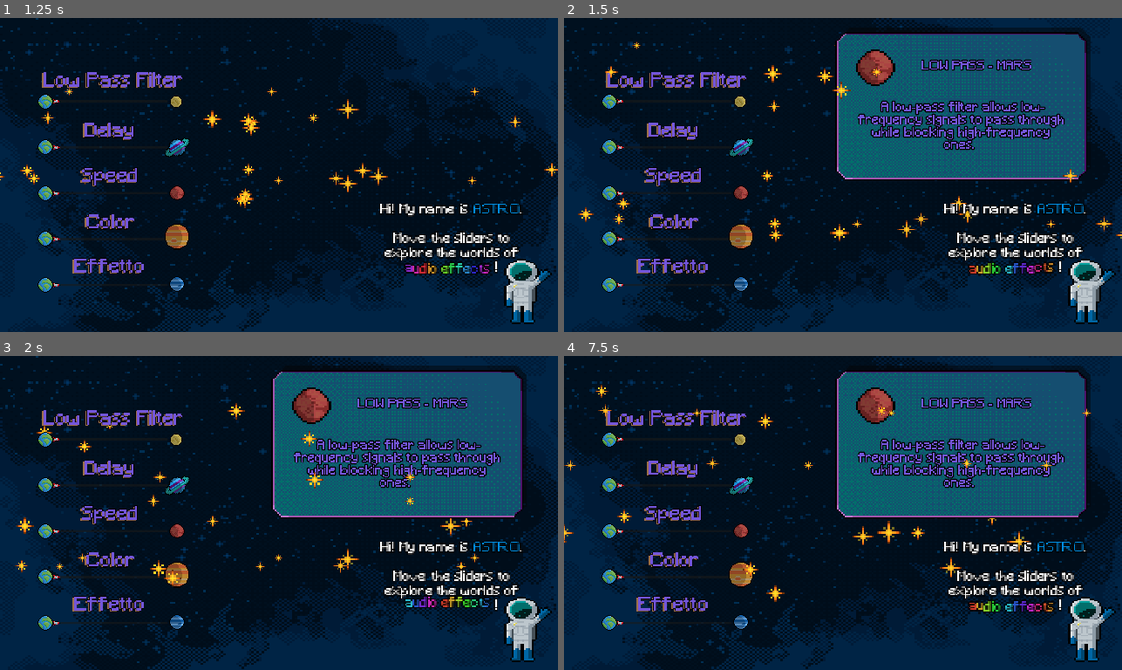
Above: before the commit, frames 1-4 (two rows, left to right).
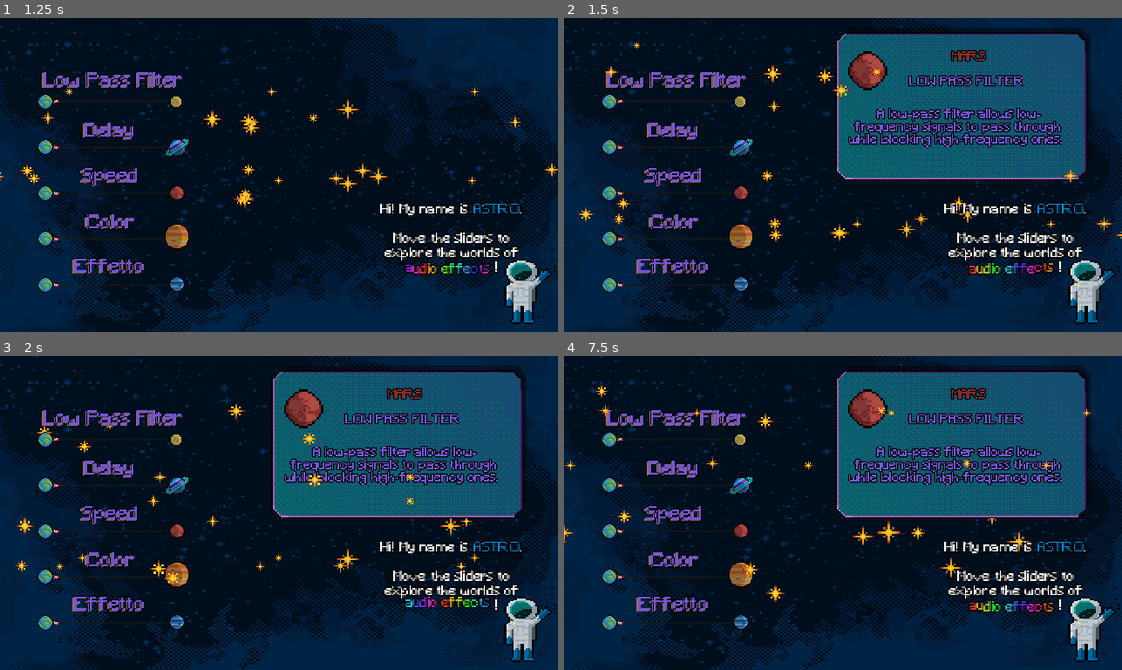
Above: after the commit, the same moments.

Repository: mengo1993/gianluandreeducationalgamejam
Game: Godot game, scene res://game.tscn
Two runs of this game, one before a commit and one after it. Both use one fixed random seed, a clock stepped at 60 frames per second and the inputs below. Sound files missing from this copy of the repository are replaced by a short silence.
Inputs (mouse positions are in pixels of both pictures, inside the frame that each line leads up to):
- Up to frame 1 (1.25 s): move the mouse to (401, 159) at 0.52 s
- Up to frame 2 (1.5 s): move the mouse to (731, 190) at 1.27 s
- Up to frame 3 (2 s): no input
- Up to frame 4 (7.5 s): move the mouse to (898, 443) at 2.02 s; move the mouse to (815, 575) at 2.77 s; move the mouse to (1010, 560) at 3.52 s; move the mouse to (675, 465) at 4.27 s; move the mouse to (870, 513) at 5.02 s; move the mouse to (759, 434) at 5.77 s; move the mouse to (965, 497) at 6.52 s; move the mouse to (731, 528) at 7.27 s

Frame 1 is identical in both runs. In frame 2, 6.1% of the frame differs, in the area x 50-90%, y 10-43%; in frame 3, 6.1%; in frame 4, 6.1%.

Commit message:
PICCOLE MODIFICHE UI

Diff:
--- a/game.tscn
+++ b/game.tscn
@@ -53,14 +53,15 @@
 anchors_preset = 15
 anchor_right = 1.0
 anchor_bottom = 1.0
-offset_left = 32.2222
-offset_top = 26.6667
-offset_right = -35.7778
-offset_bottom = -8.33333
+offset_left = 22.0
+offset_top = 26.0
+offset_right = -36.0
+offset_bottom = -8.0
 grow_horizontal = 2
 grow_vertical = 2
 
 [node name="HBoxContainer" type="HBoxContainer" parent="Pamplets/TextureRect/VBoxContainer"]
+custom_minimum_size = Vector2(50, 50)
 layout_mode = 2
 
 [node name="TextureRect" type="TextureRect" parent="Pamplets/TextureRect/VBoxContainer/HBoxContainer"]
@@ -69,10 +70,10 @@
 size_flags_horizontal = 0
 size_flags_stretch_ratio = 0.0
 texture = ExtResource("13_215e1")
-expand_mode = 1
+stretch_mode = 5
 
 [node name="RichTextLabel" type="RichTextLabel" parent="Pamplets/TextureRect/VBoxContainer/HBoxContainer"]
-custom_minimum_size = Vector2(200, 50)
+custom_minimum_size = Vector2(200, 60)
 layout_mode = 2
 size_flags_horizontal = 2
 size_flags_vertical = 2
@@ -80,7 +81,10 @@
 theme = ExtResource("2_hve3p")
 theme_override_constants/outline_size = 5
 bbcode_enabled = true
-text = "[color=#7456da]LOW PASS - MARS"
+text = "[color=#872b2a]MARS
+
+[color=#7456da]LOW PASS FILTER
+"
 horizontal_alignment = 1
 vertical_alignment = 1
 
